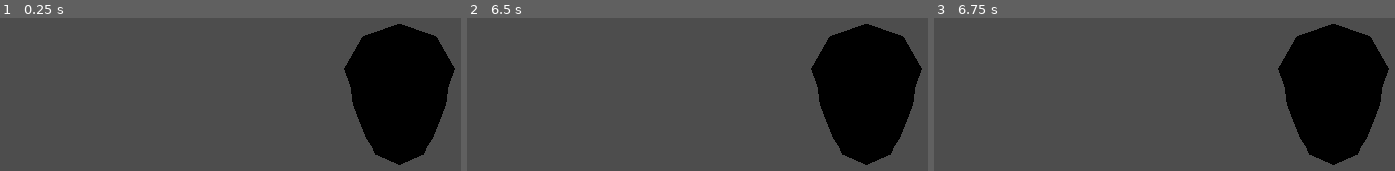
Above: before the commit, frames 1-3 (left to right).
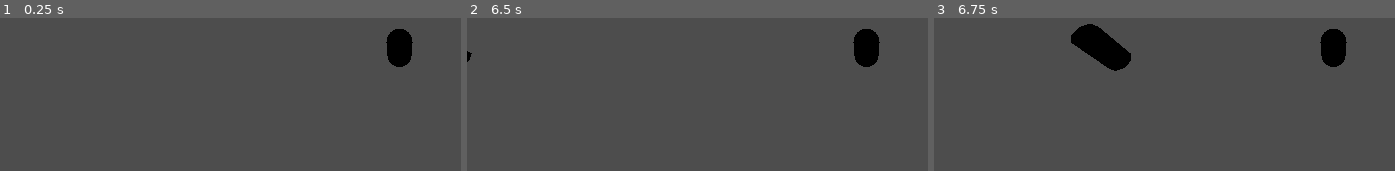
Above: after the commit, the same moments.

Repository: TaikiKume/WaraiWoBarenai
Game: Godot game, scene res://main.tscn
Two runs of this game, one before a commit and one after it. Both use one fixed random seed, a clock stepped at 60 frames per second and the inputs below.
Inputs:
- Up to frame 1 (0.25 s): no input
- Up to frame 2 (6.5 s): tap Enter at 0.5, 2, 3.5 s; hold Space (Laugh) 0.53-1.28 s; tap Space (Laugh) every 1.5 s from 1.35 to 5.85 s; hold Space (Laugh) 2.03-2.78 s; hold Space (Laugh) 3.53-4.28 s; hold Space (Laugh) 5.03-5.78 s
- Up to frame 3 (6.75 s): hold Space (Laugh) from 6.53 s (still down)

The runs differ from the first frame. In frame 1, 14% of the frame differs, in the area x 74-99%, y 3-97%; in frame 2, 14%; in frame 3, 17%, in the area x 29-99%, y 3-97%.

Commit message:
Implemented Oni

Diff:
--- a/Player.gd
+++ b/Player.gd
@@ -10,8 +10,11 @@
 #ピッチの上がる速さ
 @export var addPitchScaleSpeed : float = 0.1
 
+var initialVolume : float
+
 # Called when the node enters the scene tree for the first time.
 func _ready():
+	initialVolume = $AudioStreamPlayer.volume_db
 	pass # Replace with function body.
 
 
@@ -24,7 +27,9 @@
 			$AudioStreamPlayer.pitch_scale+=0.1*delta
 			get_parent()._addLaughRadius(laughSpreadSpeed*delta)
 			get_parent()._removeLaughGagePoint(-laughPointSpeed*delta)
+			print(get_parent().laughRadius   )
 	else:
 		$AudioStreamPlayer.stop()
+		$AudioStreamPlayer.volume_db = initialVolume
 		$AudioStreamPlayer.pitch_scale=1
 		get_parent()._resetLaughRadius()
--- a/main.tscn
+++ b/main.tscn
@@ -2,12 +2,12 @@
 
 [ext_resource type="Script" path="res://LevelController.gd" id="1_ly0cm"]
 [ext_resource type="PackedScene" uid="uid://btfwplr3egwdi" path="res://oni.tscn" id="2_58pul"]
-[ext_resource type="PackedScene" uid="uid://dljwc2flq6qml" path="res://player.tscn" id="3_516bt"]
+[ext_resource type="PackedScene" uid="uid://deoyko10lrx6b" path="res://player.tscn" id="3_516bt"]
 
-[node name="Node3D" type="Node3D"]
+[node name="Root" type="Node3D"]
 
-[node name="Camera3D" type="Camera3D" parent="."]
-transform = Transform3D(1, 0, 0, 0, 0.5, 0.866025, 0, -0.866025, 0.5, 0, 3.3571, 1.20015)
+[node name="MainCamera" type="Camera3D" parent="."]
+transform = Transform3D(1, 0, 0, 0, 0.5, 0.866025, 0, -0.866025, 0.5, 0, 10, 6)
 
 [node name="LevelController" type="Node" parent="."]
 script = ExtResource("1_ly0cm")
@@ -15,3 +15,4 @@
 [node name="Oni" parent="LevelController" instance=ExtResource("2_58pul")]
 
 [node name="Player" parent="LevelController" instance=ExtResource("3_516bt")]
+laughSpreadSpeed = 1000.0
--- /dev/null
+++ b/oni.gd
@@ -0,0 +1,51 @@
+extends StaticBody3D
+
+@export var speed : float = 50.0
+@export var stomping_sound_timer : float = 0.0
+@export var stomping_sound_interval : float = 0.5
+@export var stomp_away_direction : Vector3 = Vector3(-1,0,0)
+@export var initial_distance : float = 500
+@export var relax_interval : float = 5.0
+@export var room_burst_distance : float = 10.0
+
+var is_alerted : bool = false
+var relax_timer : float = 0.0
+
+func _process(delta: float) -> void:
+	var can_hear: bool = get_parent().laughRadius > global_transform.origin.distance_to(Vector3.ZERO)
+	var is_in_room: bool = global_transform.origin.distance_to(Vector3.ZERO) < room_burst_distance
+	if can_hear:
+		relax_timer = relax_interval
+	else:
+		relax_timer-=delta
+	if relax_timer>0:
+		is_alerted = true
+	else:
+		is_alerted = false
+	var direction : Vector3 = stomp_away_direction * -1 if is_alerted else stomp_away_direction
+	var move_speed : float
+
+	if is_in_room and relax_timer > 0 :
+		move_speed = 0
+	elif is_alerted:
+		move_speed = speed * 2.0
+	else :
+		move_speed =speed
+
+	global_transform.origin += direction * delta * move_speed
+
+	stomping_sound_timer += delta
+	if move_speed > 0:
+		if stomping_sound_timer >= stomping_sound_interval / ( 2.0 if is_alerted else 1.0):
+			play_stomping_sound()
+			stomping_sound_timer = 0.0
+	print(transform)
+
+func play_stomping_sound() -> void:
+	var volume : float = 1.0 if is_alerted else 0.5
+	$Step.volume_db = volume * 20.0
+	$Step.play()
+
+func _ready():
+	transform.origin = stomp_away_direction * initial_distance
+	pass
--- a/oni.tscn
+++ b/oni.tscn
@@ -1,10 +1,17 @@
-[gd_scene load_steps=2 format=3 uid="uid://btfwplr3egwdi"]
+[gd_scene load_steps=4 format=3 uid="uid://btfwplr3egwdi"]
+
+[ext_resource type="Script" path="res://oni.gd" id="1_5h0hn"]
+[ext_resource type="AudioStream" uid="uid://b38tbidhitjgt" path="res://se/Concrete 1.wav" id="2_lf7md"]
 
 [sub_resource type="CapsuleShape3D" id="CapsuleShape3D_04kl1"]
 
 [node name="StaticBody3D" type="StaticBody3D"]
+script = ExtResource("1_5h0hn")
 
 [node name="CollisionShape3D" type="CollisionShape3D" parent="."]
 shape = SubResource("CapsuleShape3D_04kl1")
 
 [node name="CSGCylinder3D" type="CSGCylinder3D" parent="CollisionShape3D"]
+
+[node name="Step" type="AudioStreamPlayer3D" parent="."]
+stream = ExtResource("2_lf7md")
--- a/player.tscn
+++ b/player.tscn
@@ -1,7 +1,7 @@
-[gd_scene load_steps=4 format=3 uid="uid://dljwc2flq6qml"]
+[gd_scene load_steps=4 format=3 uid="uid://deoyko10lrx6b"]
 
 [ext_resource type="Script" path="res://Player.gd" id="1_ps5xe"]
-[ext_resource type="AudioStream" uid="uid://chacac5ybnkoj" path="res://LaughVoice.wav" id="2_2iiih"]
+[ext_resource type="AudioStream" uid="uid://chacac5ybnkoj" path="res://se/LaughVoice.wav" id="2_xol11"]
 
 [sub_resource type="CapsuleMesh" id="CapsuleMesh_1s654"]
 
@@ -12,5 +12,6 @@
 mesh = SubResource("CapsuleMesh_1s654")
 
 [node name="AudioStreamPlayer" type="AudioStreamPlayer" parent="."]
-stream = ExtResource("2_2iiih")
+stream = ExtResource("2_xol11")
+volume_db = -50.0
 pitch_scale = 0.41
Not shown, added: se/Concrete 1.wav.import
Not shown, changed: se/LaughVoice.wav.import
Not shown, added: se/Concrete 1.wav
Not shown, added: se/LaughVoice.wav
